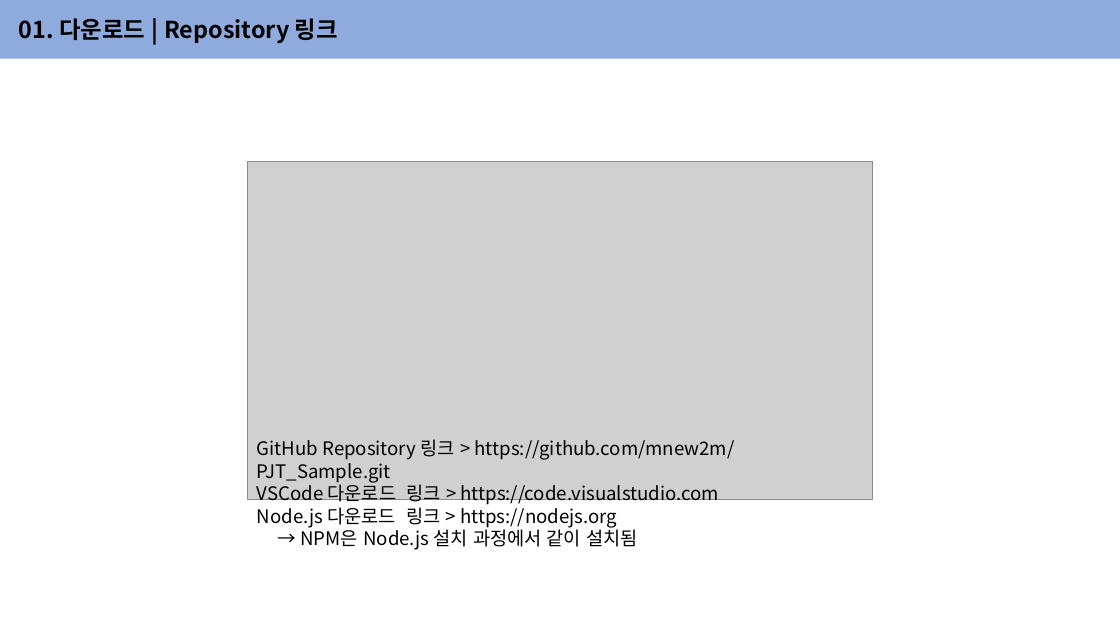
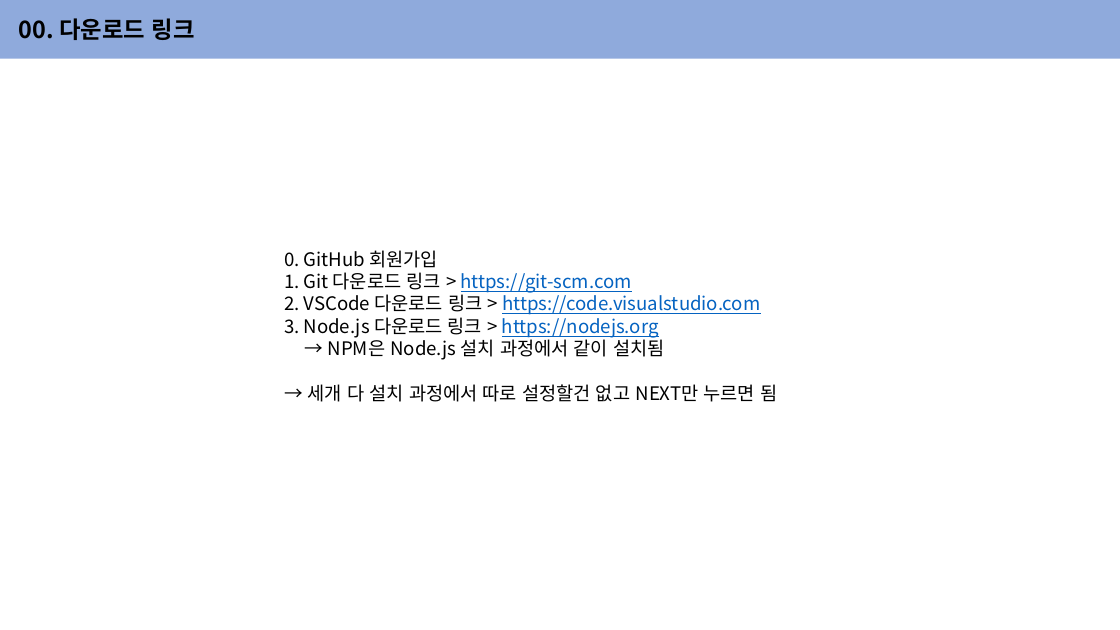
Before and after one commit to mnew2m/MC_Framework, a slide deck: slide 1 of Setting/VSCode Setting.pptx. Drawn at 1120x630 pixels with LibreOffice and Linux fonts; fonts in the diff are those of the drawing; grey boxes stand for pictures. Boxes give left, top, right and bottom in pixels: in the first picture for what was removed or moved away, otherwise in the second. Text is boxed around its words. In the diff, an @@ line names an element or a change of style, - is before the commit and + after.

```diff
--- a/Setting/VSCode Setting.pptx
+++ b/Setting/VSCode Setting.pptx
@@ text in rectangle at (x1=19, y1=18, x2=195, y2=40): text changed @@
-01. 다운로드 | Repository 링크
+00. 다운로드 링크
@@ picture removed at (x1=248, y1=161, x2=872, y2=500) @@
@@ text "0. GitHub 회원가입" moved from (x1=257, y1=439, x2=735, y2=547) to (x1=284, y1=250, x2=777, y2=402) @@
@@ text at (x1=284, y1=250, x2=760, y2=338): text changed; text colour #000000 to #0563C1 @@
-GitHub Repository 링크 > https://github.com/mnew2m/PJT_Sample.git
-VSCode 다운로드 링크 > https://code.visualstudio.com
-Node.js 다운로드 링크 > https://nodejs.org
+0. GitHub 회원가입
+1. Git 다운로드 링크 > https://git-scm.com
+2. VSCode 다운로드 링크 > https://code.visualstudio.com
+3. Node.js 다운로드 링크 > https://nodejs.org
@@ text at (x1=308, y1=384, x2=777, y2=402): paragraph added @@
+→ 세개 다 설치 과정에서 따로 설정할건 없고 NEXT만 누르면 됨
```
Also in this commit, not shown: 2 other slides changed, 4 slides added.
